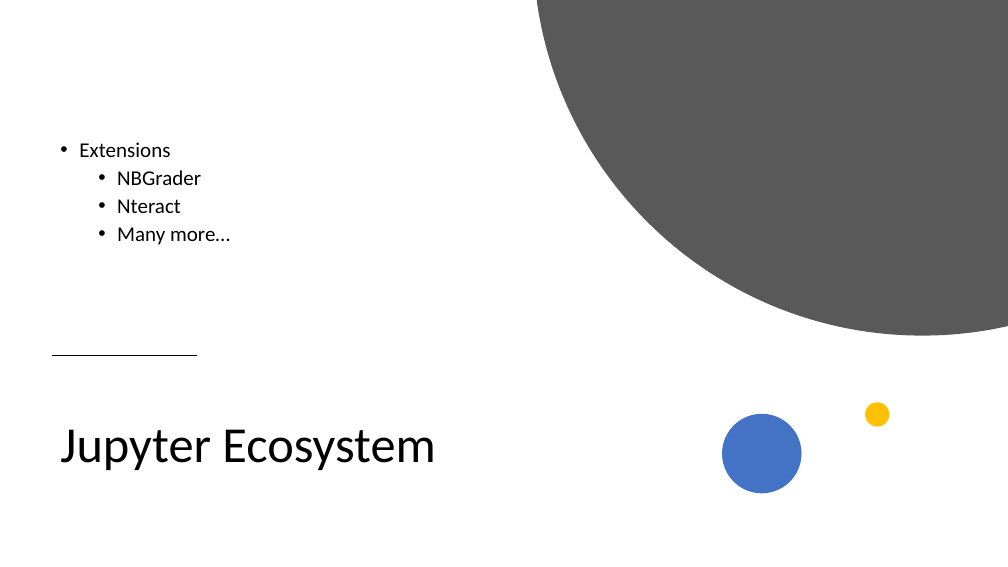
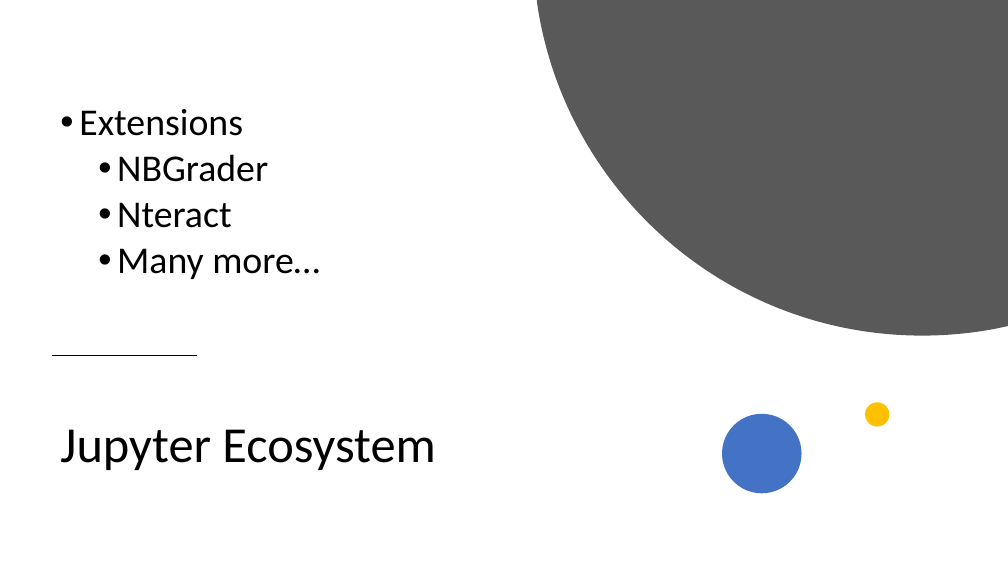
Before and after one commit to lqdev/Presentations, a slide deck: slide 15 of SouthernFriedFSharp2019/slides/GettingStartedFsJupyterNotebooks.pptx (slide 14 before the commit). Drawn at 1008x567 pixels with LibreOffice and Linux fonts; fonts in the diff are those of the drawing. Boxes give left, top, right and bottom in pixels: in the first picture for what was removed or moved away, otherwise in the second. Text is boxed around its words. In the diff, an @@ line names an element or a change of style, - is before the commit and + after.

```diff
--- a/SouthernFriedFSharp2019/slides/GettingStartedFsJupyterNotebooks.pptx
+++ b/SouthernFriedFSharp2019/slides/GettingStartedFsJupyterNotebooks.pptx
@@ text "Extensions" at (79,109,320,279): size 20 to 36 pt @@
```
Also in this commit, not shown: 5 other slides changed, 3 slides added, 27 other files.
